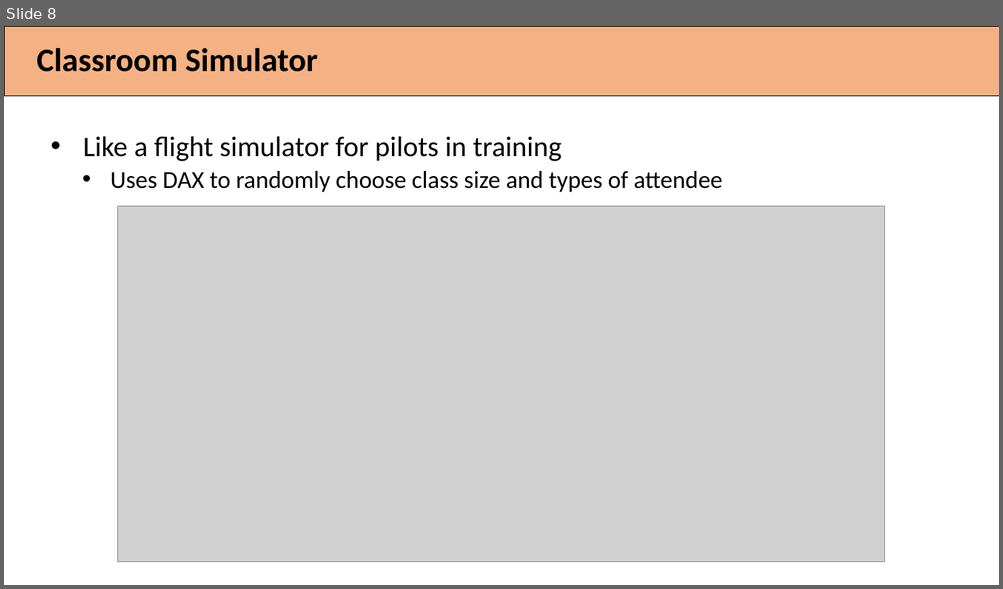
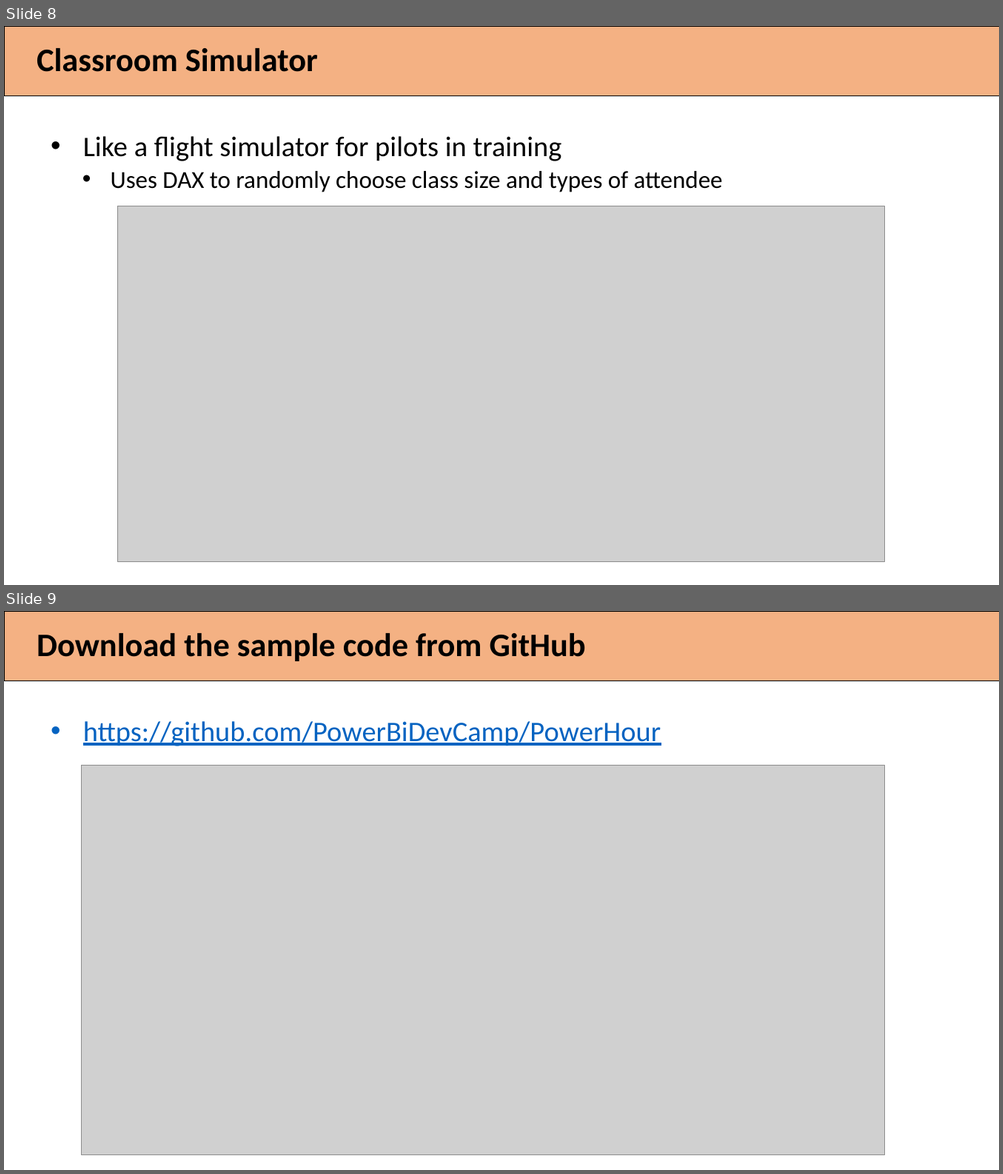
Before and after one commit to PowerBiDevCamp/PowerHour, a slide deck: Attendee Bad Behavior Analyzer.pptx. Shown one above the other, each under a label of ours: slide 8 before the commit, slides 8 and 9 after it. The pictures are 1003x589 and 1003x1174 pixels, drawn with LibreOffice and Linux fonts; fonts in the diff are those of the drawing; grey boxes stand for pictures. Boxes give left, top, right and bottom in pixels: in the first picture for what was removed or moved away, otherwise in the second. Text is boxed around its words. In the diff, an @@ line names an element or a change of style, - is before the commit and + after.

Commit message:
Updates

```diff
--- a/Attendee Bad Behavior Analyzer.pptx
+++ b/Attendee Bad Behavior Analyzer.pptx
@@ slide 9 added at <box>4,611,999,1170</box>, background #FFFFFF; not listed: 1 template element that a slide beside it also shows @@
@@ title added at <box>37,633,586,661</box>, 31.8 pt, text #000000, bold @@
+Download the sample code from GitHub
@@ text added at <box>83,721,660,746</box>, 27.4 pt, text #0563C1, underline @@
+• https://github.com/PowerBiDevCamp/PowerHour
@@ picture added at <box>81,766,885,1156</box> @@
```
